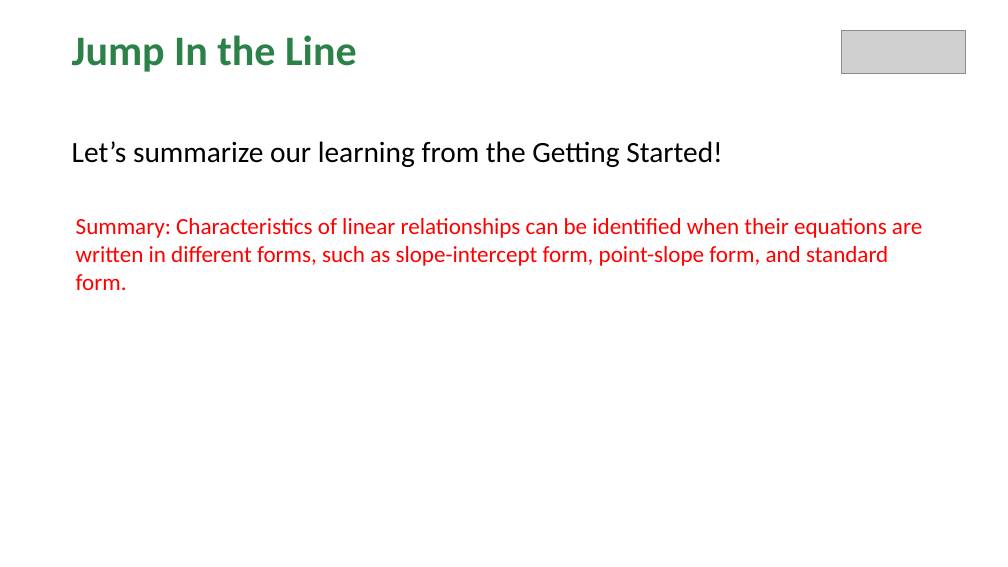
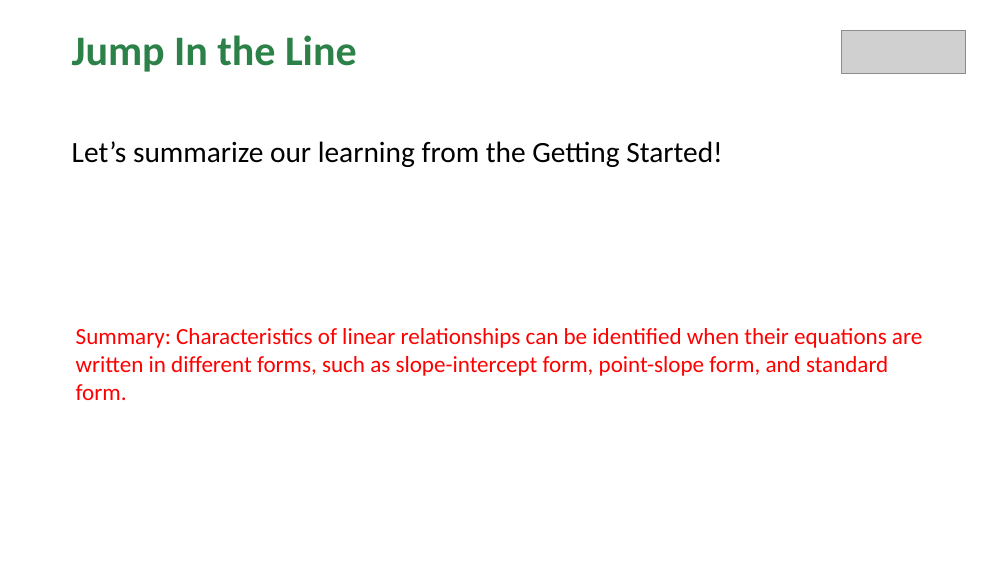
Before and after one commit to Apolloat2022/Algebra1M2U1L4, a slide deck: slide 8 of lesson5/BLMathematics_AlgI_M2_T1_L5_LessonSlides_ENG_with_answers.pptx. Drawn at 1008x567 pixels with LibreOffice and Linux fonts; fonts in the diff are those of the drawing; grey boxes stand for pictures; background and template pictures are left out. Boxes give left, top, right and bottom in pixels: in the first picture for what was removed or moved away, otherwise in the second. Text is boxed around its words. In the diff, an @@ line names an element or a change of style, - is before the commit and + after.

```diff
--- a/lesson5/BLMathematics_AlgI_M2_T1_L5_LessonSlides_ENG_with_answers.pptx
+++ b/lesson5/BLMathematics_AlgI_M2_T1_L5_LessonSlides_ENG_with_answers.pptx
@@ text "Summary: Characteristics of linear relationships ...": place and size @@
-text "Summary: Characteristics of linear relationships ..." at [76, 218, 922, 290]
+text "Summary: Characteristics of linear relationships ..." at [76, 328, 922, 400]
```
Also in this commit, not shown: 9 other slides changed, 1 other file.
